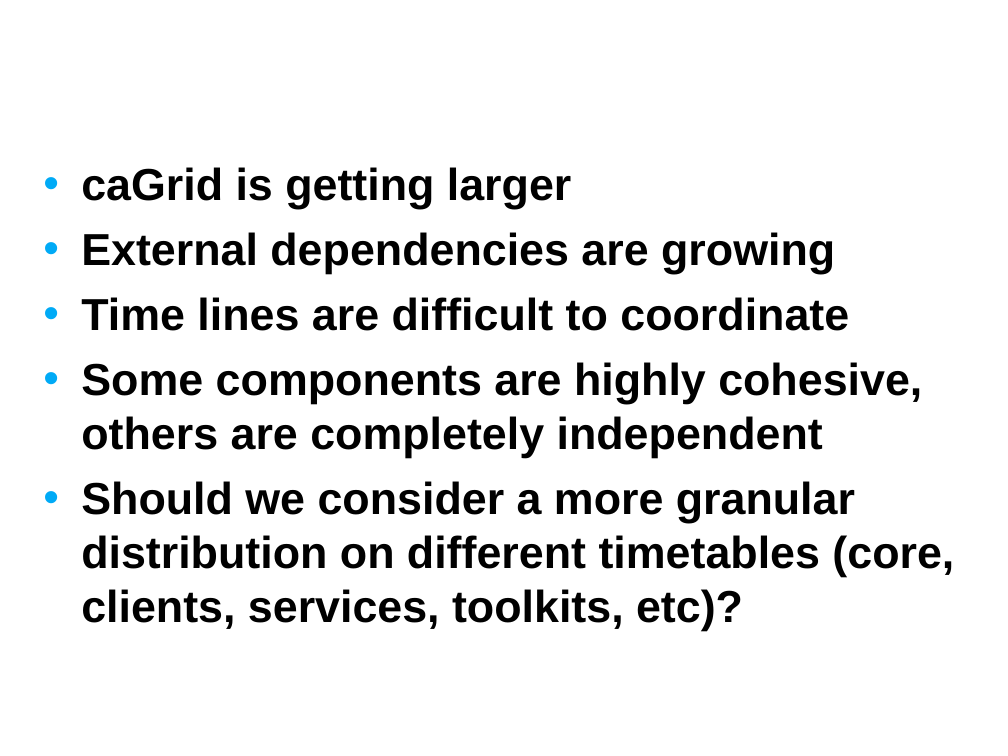
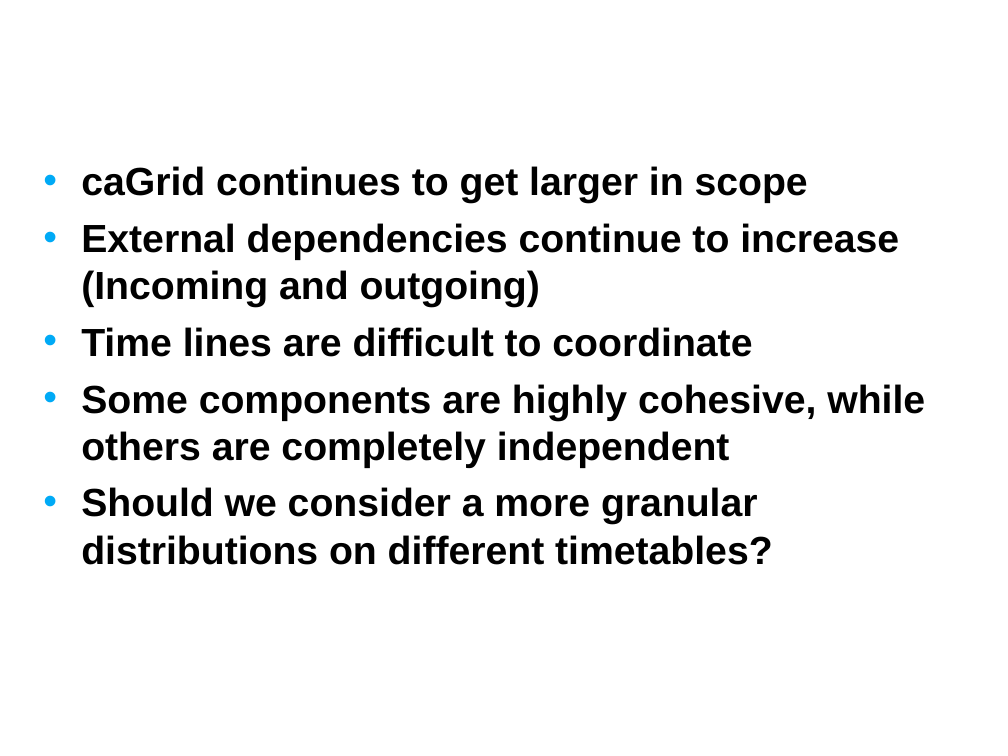
Before and after one commit to NCIP/cagrid-portal, a slide deck: slide 8 of cagrid-1-0/Documentation/presentations/200708_VCDE_ARCH/20070807_Day2_caGrid-2.0_Plans.ppt. Drawn at 1008x756 pixels with LibreOffice and Linux fonts; fonts in the diff are those of the drawing; background and template pictures are left out. Boxes give left, top, right and bottom in pixels: in the first picture for what was removed or moved away, otherwise in the second. Text is boxed around its words. In the diff, an @@ line names an element or a change of style, - is before the commit and + after.

```diff
--- a/cagrid-1-0/Documentation/presentations/200708_VCDE_ARCH/20070807_Day2_caGrid-2.0_Plans.ppt
+++ b/cagrid-1-0/Documentation/presentations/200708_VCDE_ARCH/20070807_Day2_caGrid-2.0_Plans.ppt
@@ text at bbox=[81, 166, 899, 307]: text changed; size 32 to 28 pt @@
-• caGrid is getting larger
-• External dependencies are growing
+• caGrid continues to get larger in scope
+• External dependencies continue to increase (Incoming and outgoing)
@@ text at bbox=[81, 327, 752, 357]: size 32 to 28 pt in "Time lines are difficult to coordinate"; less space between paragraphs @@
@@ text at bbox=[81, 384, 925, 565]: text changed; size 32 to 28 pt @@
-• Some components are highly cohesive, others are completely independent
-• Should we consider a more granular distribution on different timetables (core, clients, services, toolkits, etc)?
+• Some components are highly cohesive, while others are completely independent
+• Should we consider a more granular distributions on different timetables?
```
Also in this commit, not shown: 4 other slides changed, 3 slides added, 3 slides removed, 1 other file.
